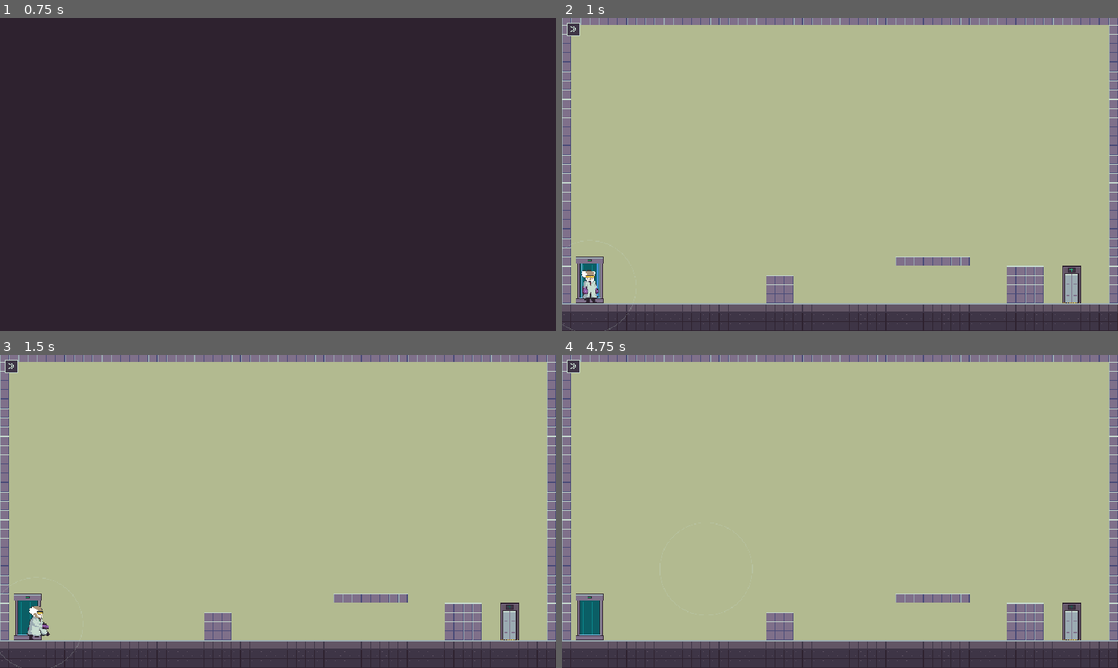
Above: before the commit, frames 1-4 (two rows, left to right).
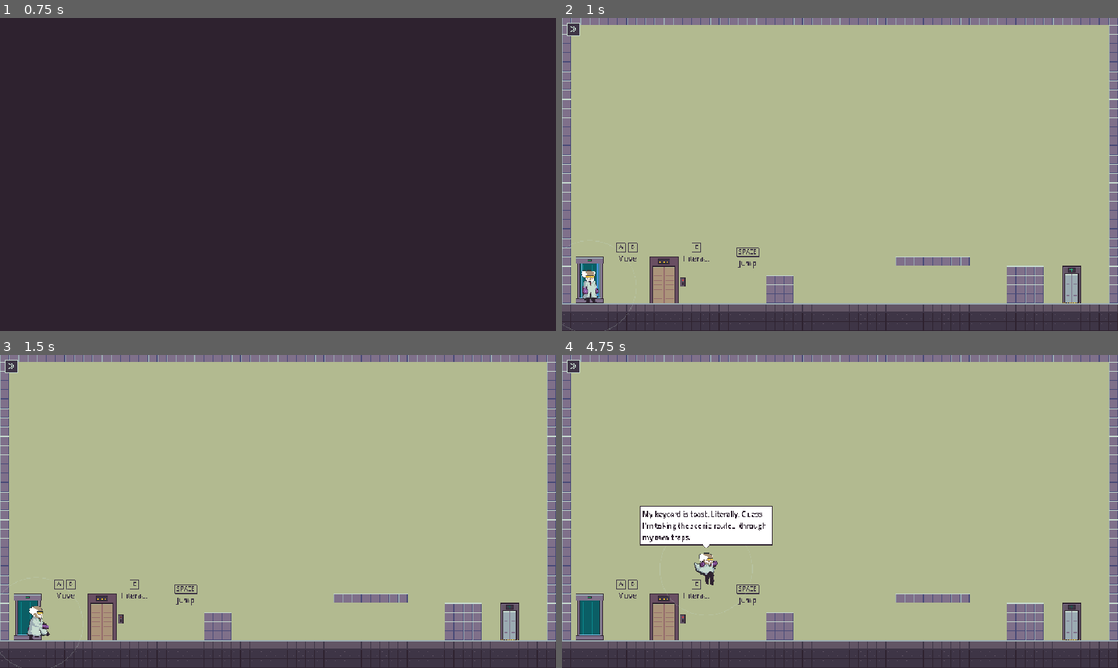
Above: after the commit, the same moments.

Repository: Nidrakon/game-off-2026
Game: Godot game, scene res://scenes/ui/title_screen.tscn
Two runs of this game, one before a commit and one after it. Both use one fixed random seed, a clock stepped at 60 frames per second and the inputs below.
Inputs (mouse positions are in pixels of both pictures, inside the frame that each line leads up to):
- Up to frame 1 (0.75 s): click "New Game" at 0.5 s
- Up to frame 2 (1 s): no input
- Up to frame 3 (1.5 s): tap Enter at 1.25 s; move the mouse to (400, 495) at 1.27 s; hold D (move_right) from 1.28 s (still down); hold Space (jump) from 1.28 s (still down); tap E (interact, bound only after the commit) at 1.35 s; click (400, 495) at 1.42 s
- Up to frame 4 (4.75 s): release D (move_right) at 2 s; release Space (jump) at 2 s; drag from (728, 527) to (1073, 627) at 2.02 s; move the mouse to (895, 442) at 2.77 s; hold A (move_left) 2.78-3.5 s; hold Shift (time_shifter_panel) 2.78-3.5 s; click (895, 442) at 2.92 s; tap Space (jump) at 3.05, 3.5 s; drag from (717, 511) to (673, 464) at 3.52 s; move the mouse to (1006, 558) at 4.27 s; hold D (move_right) from 4.28 s (still down); hold Space (jump) from 4.28 s (still down); tap E (interact, bound only after the commit) at 4.35 s; click (1006, 558) at 4.42 s

Frame 1 is identical in both runs. In frame 2, 1.0% of the frame differs, in the area x 9-36%, y 71-92%; in frame 3, 1.0%; in frame 4, 4.3%, in the area x 9-38%, y 48-92%.

Commit message:
Step 16a: Interact key, elevator with speech bubble, wall hint (v0.39)
- Interact action (E) and Interactable base with a floating E key cap
- Elevator with blinking keycard reader, E shows the toasted keycard speech bubble
- Simple speech bubble and text loader for dialogues/*.json
- Wall hint with painted keys and a word from dialogues/hints.json

Co-Authored-By: Claude Opus 5.5 <noreply@anthropic.com>

Diff:
--- /dev/null
+++ b/dialogues/hints.json
@@ -0,0 +1,7 @@
+{
+	"hint_move": "Move",
+	"hint_jump": "Jump",
+	"hint_interact": "Interact",
+	"hint_time_shifter": "Hold: Time Shifter",
+	"hint_time_wheel": "Change time"
+}
--- /dev/null
+++ b/dialogues/speech.json
@@ -0,0 +1,3 @@
+{
+	"speech_elevator_keycard": "My keycard is toast. Literally. Guess I'm taking the scenic route... through my own traps."
+}
--- a/project.godot
+++ b/project.godot
@@ -125,6 +125,27 @@
 "script": null
 )]
 }
+interact={
+"deadzone": 0.2,
+"events": [Object(InputEventKey,
+"resource_local_to_scene": false,
+"resource_name": "",
+"device": -1,
+"window_id": 0,
+"alt_pressed": false,
+"shift_pressed": false,
+"ctrl_pressed": false,
+"meta_pressed": false,
+"pressed": false,
+"keycode": 0,
+"physical_keycode": 69,
+"key_label": 0,
+"unicode": 0,
+"location": 0,
+"echo": false,
+"script": null
+)]
+}
 
 [layer_names]
 
--- a/scenes/levels/level_example_1.tscn
+++ b/scenes/levels/level_example_1.tscn
@@ -1,6 +1,8 @@
 [gd_scene format=4]
 
 [ext_resource type="PackedScene" path="res://scenes/levels/level_base.tscn" id="1_base"]
+[ext_resource type="PackedScene" path="res://scenes/objects/elevator.tscn" id="2_elevator"]
+[ext_resource type="PackedScene" path="res://scenes/objects/wall_hint.tscn" id="3_hint"]
 
 [node name="LevelExample1" instance=ExtResource("1_base")]
 
@@ -9,3 +11,19 @@
 
 [node name="LevelExit" parent="." index="3"]
 position = Vector2(880, 496)
+
+[node name="Elevator" parent="." index="2" instance=ExtResource("2_elevator")]
+position = Vector2(176, 496)
+
+[node name="HintMove" parent="." index="3" instance=ExtResource("3_hint")]
+position = Vector2(112, 392)
+
+[node name="HintInteract" parent="." index="4" instance=ExtResource("3_hint")]
+position = Vector2(232, 392)
+keys = PackedStringArray("E")
+text_id = "hint_interact"
+
+[node name="HintJump" parent="." index="5" instance=ExtResource("3_hint")]
+position = Vector2(320, 400)
+keys = PackedStringArray("SPACE")
+text_id = "hint_jump"
--- /dev/null
+++ b/scenes/objects/elevator.tscn
@@ -0,0 +1,10 @@
+[gd_scene load_steps=2 format=3]
+
+[ext_resource type="Script" path="res://scripts/objects/elevator.gd" id="1_script"]
+
+[node name="Elevator" type="Area2D"]
+collision_layer = 0
+collision_mask = 2
+monitorable = false
+script = ExtResource("1_script")
+prompt_offset = Vector2(0, -88)
--- /dev/null
+++ b/scenes/objects/wall_hint.tscn
@@ -0,0 +1,6 @@
+[gd_scene load_steps=2 format=3]
+
+[ext_resource type="Script" path="res://scripts/objects/wall_hint.gd" id="1_script"]
+
+[node name="WallHint" type="Node2D"]
+script = ExtResource("1_script")
--- /dev/null
+++ b/scripts/objects/elevator.gd
@@ -0,0 +1,56 @@
+@tool
+extends Interactable
+## Fahrstuhl in der Werkstatt (Doku 2.9, 3.5): zu Beginn nicht nutzbar, weil
+## die Keycard "geroestet" ist. Drueckt der Professor davor E, sagt er das
+## in einer Sprechblase (Text-ID "text_id" aus dialogues/speech.json). Die
+## Lampe am Keycard-Leser blinkt rot.
+## Spaeter (Ende des Spiels, Schritt 23) faehrt er damit nach unten.
+## Der Node liegt unten in der Mitte der Fahrstuhltuer (auf den Boden stellen).
+
+## Was der Professor sagt, wenn er E drueckt (Kennung in dialogues/speech.json).
+@export var text_id := "speech_elevator_keycard"
+
+const TEXTURE := preload("res://graphics/sprites/objects/object_elevator_placeholder.png")
+## Lage der Grafik: Tuermitte liegt bei x = 25 im Bild.
+const TEXTURE_OFFSET := Vector2(-25, -80)
+## Bereich, in dem E wirkt (Tuer und Keycard-Leser).
+const AREA := Rect2(-25, -80, 62, 80)
+## Lampe des Keycard-Lesers (relativ zum Node) und Blinktakt (Sekunden).
+const LED_RECT := Rect2(31, -41, 3, 3)
+const BLINK_TIME := 0.5
+# Farben aus der Palette: Lampe an und aus.
+const COLOR_LED := Color("e83b3b")
+const COLOR_LED_OFF := Color("6e2727")
+
+var _blink_left := BLINK_TIME
+var _led_on := true
+
+
+func _ready() -> void:
+	var shape := CollisionShape2D.new()
+	var rect := RectangleShape2D.new()
+	rect.size = AREA.size
+	shape.shape = rect
+	shape.position = AREA.get_center()
+	add_child(shape)
+	super._ready()
+
+
+func _process(delta: float) -> void:
+	super._process(delta)
+	if Engine.is_editor_hint():
+		return
+	_blink_left -= delta
+	if _blink_left <= 0.0:
+		_blink_left = BLINK_TIME
+		_led_on = not _led_on
+		queue_redraw()
+
+
+func _on_interact(professor: Node2D) -> void:
+	SpeechBubble.say(professor, text_id)
+
+
+func _draw() -> void:
+	draw_texture(TEXTURE, TEXTURE_OFFSET)
+	draw_rect(LED_RECT, COLOR_LED if _led_on else COLOR_LED_OFF)
--- /dev/null
+++ b/scripts/objects/interactable.gd
@@ -0,0 +1,85 @@
+@tool
+class_name Interactable
+extends Area2D
+## Grundlage fuer alles, womit der Professor per Taste E (Aktion "interact")
+## interagiert (Doku 2.9). Steht er im Bereich, erscheint ueber dem Objekt
+## eine Tastenkappe "E"; drueckt er E, wird _on_interact() aufgerufen und das
+## Signal "interacted" gesendet.
+## Abgeleitete Skripte legen die Form fest (CollisionShape2D als Kind oder im
+## Code) und ueberschreiben _on_interact().
+## Erkennt Ebene 2 "player" (collision_mask = 2 in der Szene).
+
+## Wird gesendet, wenn der Professor hier E drueckt.
+signal interacted
+
+## Wo die Tastenkappe "E" erscheint (relativ zum Node, Mitte unten der Kappe).
+@export var prompt_offset := Vector2(0, -88)
+## Beschriftung der Tastenkappe.
+const PROMPT_LABEL := "E"
+# Farben aus der Palette: Tastenflaeche, Umriss und Schrift, untere Kante.
+const COLOR_FACE := Color("ffffff")
+const COLOR_EDGE := Color("2e222f")
+const COLOR_SHADOW := Color("9babb2")
+## Leichtes Auf und Ab der Kappe (Pixel, Sekunden pro Schwung).
+const BOB_HEIGHT := 2.0
+const BOB_TIME := 0.8
+
+var _player: Node2D
+var _prompt: Node2D
+var _bob := 0.0
+
+
+func _ready() -> void:
+	if Engine.is_editor_hint():
+		return
+	_prompt = Node2D.new()
+	_prompt.z_index = 40
+	_prompt.visible = false
+	_prompt.draw.connect(_draw_prompt)
+	add_child(_prompt)
+	body_entered.connect(_on_body_entered)
+	body_exited.connect(_on_body_exited)
+
+
+## Steht der Professor gerade im Bereich (und kann interagieren)?
+func is_player_near() -> bool:
+	return _player != null and _can_act(_player)
+
+
+func _process(delta: float) -> void:
+	if Engine.is_editor_hint():
+		return
+	var near := is_player_near()
+	if _prompt.visible != near:
+		_prompt.visible = near
+	if near:
+		_bob = fmod(_bob + delta, BOB_TIME)
+		_prompt.position = prompt_offset + Vector2(0, -roundf(BOB_HEIGHT * 0.5 * (1.0 - cos(TAU * _bob / BOB_TIME))))
+		_prompt.queue_redraw()
+		if Input.is_action_just_pressed("interact"):
+			_on_interact(_player)
+			interacted.emit()
+
+
+## Abgeleitete Skripte: was beim Druck auf E passiert.
+func _on_interact(_professor: Node2D) -> void:
+	pass
+
+
+func _can_act(body: Node2D) -> bool:
+	return not body.get("is_dead") and not body.get("is_leaving")
+
+
+func _on_body_entered(body: Node2D) -> void:
+	if body.is_in_group("player"):
+		_player = body
+
+
+func _on_body_exited(body: Node2D) -> void:
+	if body == _player:
+		_player = null
+
+
+func _draw_prompt() -> void:
+	var width := KeyCap.get_width(PROMPT_LABEL)
+	KeyCap.draw(_prompt, Vector2(-floorf(width * 0.5), -KeyCap.HEIGHT - 2.0), PROMPT_LABEL, COLOR_FACE, COLOR_EDGE, COLOR_SHADOW)
--- /dev/null
+++ b/scripts/objects/wall_hint.gd
@@ -0,0 +1,77 @@
+@tool
+extends Node2D
+## Wandhinweis (Doku 2.9, Tutorial): auf die Hintergrundwand gemalte Tasten
+## mit einem Wort darunter, z. B. die Tasten A und D mit "Move". Reine
+## Dekoration, keine Kollision; liegt hinter dem Professor und den Objekten.
+## Tasten und Text-ID im Inspector; das Wort kommt aus dialogues/hints.json.
+## Im Editor sofort sichtbar (@tool). Der Node liegt in der Mitte oben.
+
+## Farben der Wandfarbe (nur Palette).
+enum Paint { DARK, LIGHT, YELLOW, RED, BLUE }
+
+## Beschriftungen der Tasten, nebeneinander (z. B. "A", "D" oder "SPACE").
+@export var keys: PackedStringArray = PackedStringArray(["A", "D"]):
+	set(value):
+		keys = value
+		queue_redraw()
+## Kennung des Worts in dialogues/hints.json (leer = kein Wort).
+@export var text_id := "hint_move":
+	set(value):
+		text_id = value
+		queue_redraw()
+## Farbe der aufgemalten Schrift und Umrisse.
+@export var paint := Paint.DARK:
+	set(value):
+		paint = value
+		queue_redraw()
+
+const PAINT_COLORS := {
+	Paint.DARK: Color("3e3546"),
+	Paint.LIGHT: Color("c7dcd0"),
+	Paint.YELLOW: Color("f9c22b"),
+	Paint.RED: Color("ae2334"),
+	Paint.BLUE: Color("4d65b4"),
+}
+## Abstand zwischen den Tasten und zwischen Tasten und Wort (Pixel).
+const KEY_GAP := 4.0
+const WORD_GAP := 6.0
+const WORD_SIZE := 12
+
+
+func _ready() -> void:
+	# Hinter allem im Level, aber vor dem Hintergrund (Wand).
+	z_index = -10
+
+
+## Das angezeigte Wort.
+func get_word() -> String:
+	return "" if text_id == "" else GameTexts.get_text("hints", text_id)
+
+
+func _draw() -> void:
+	var color: Color = PAINT_COLORS[paint]
+	# Aufgemalte Tasten: nur Umriss und Schrift in Wandfarbe, innen die Wand.
+	var widths: Array[float] = []
+	var total := 0.0
+	for key in keys:
+		var w := KeyCap.get_width(key)
+		widths.append(w)
+		total += w
+	total += KEY_GAP * maxf(keys.size() - 1, 0)
+	var x := -floorf(total * 0.5)
+	var font := ThemeDB.fallback_font
+	for i in keys.size():
+		var rect := Rect2(x, 0, widths[i], KeyCap.HEIGHT)
+		draw_rect(Rect2(rect.position, Vector2(rect.size.x, 1)), color)
+		draw_rect(Rect2(rect.position.x, rect.end.y - 1, rect.size.x, 1), color)
+		draw_rect(Rect2(rect.position, Vector2(1, rect.size.y)), color)
+		draw_rect(Rect2(rect.end.x - 1, rect.position.y, 1, rect.size.y), color)
+		draw_rect(Rect2(rect.position.x + 1, rect.end.y, rect.size.x - 1, 1), color)
+		draw_rect(Rect2(rect.end.x, rect.position.y + 1, 1, rect.size.y), color)
+		var text_width := font.get_string_size(keys[i], HORIZONTAL_ALIGNMENT_LEFT, -1, KeyCap.FONT_SIZE).x
+		draw_string(font, Vector2(x + floorf((widths[i] - text_width) * 0.5), 11), keys[i], HORIZONTAL_ALIGNMENT_LEFT, -1, KeyCap.FONT_SIZE, color)
+		x += widths[i] + KEY_GAP
+	var word := get_word()
+	if word != "":
+		var word_width := font.get_string_size(word, HORIZONTAL_ALIGNMENT_LEFT, -1, WORD_SIZE).x
+		draw_string(font, Vector2(-floorf(word_width * 0.5), KeyCap.HEIGHT + WORD_GAP + 10), word, HORIZONTAL_ALIGNMENT_LEFT, -1, WORD_SIZE, color)
--- /dev/null
+++ b/scripts/ui/game_texts.gd
@@ -0,0 +1,21 @@
+class_name GameTexts
+extends RefCounted
+## Liest Spieltexte aus den Dateien in dialogues/ (Doku 1.6: Texte englisch,
+## Kennungen <bereich>_<was>). Jede Datei wird nur einmal gelesen.
+## Fehlt eine Kennung, kommt die Kennung selbst zurueck (faellt beim Testen
+## sofort auf).
+
+static var _cache := {}
+
+
+## Text zur Kennung aus dialogues/<file>.json, z. B. get_text("hints", "hint_move").
+static func get_text(file: String, id: String) -> String:
+	if not _cache.has(file):
+		var data: Variant = JSON.parse_string(FileAccess.get_file_as_string("res://dialogues/%s.json" % file))
+		_cache[file] = data if data is Dictionary else {}
+	return str(_cache[file].get(id, id))
+
+
+## Zwischenspeicher leeren (z. B. nachdem eine Textdatei geaendert wurde).
+static func clear_cache() -> void:
+	_cache.clear()
--- /dev/null
+++ b/scripts/ui/key_cap.gd
@@ -0,0 +1,33 @@
+class_name KeyCap
+extends RefCounted
+## Zeichnet eine Tastenkappe (Taste mit Beschriftung) in Pixel-Optik, z. B.
+## fuer Wandhinweise und die Interaktions-Anzeige (Doku 2.9). Breite passt
+## sich der Beschriftung an ("E", "SPACE", "SHIFT"). Nur Palettenfarben.
+
+## Hoehe der Kappe (Pixel) und Innenabstand links/rechts.
+const HEIGHT := 16.0
+const PADDING := 4.0
+const FONT_SIZE := 10
+
+
+## Breite einer Kappe mit dieser Beschriftung.
+static func get_width(label: String) -> float:
+	var font := ThemeDB.fallback_font
+	return maxf(HEIGHT, ceilf(font.get_string_size(label, HORIZONTAL_ALIGNMENT_LEFT, -1, FONT_SIZE).x) + PADDING * 2.0)
+
+
+## Zeichnet die Kappe; "top_left" ist die linke obere Ecke. Gibt die Breite
+## zurueck. "face" ist die Tastenflaeche, "edge" Umriss und Schrift.
+static func draw(item: CanvasItem, top_left: Vector2, label: String, face: Color, edge: Color, shadow: Color) -> float:
+	var width := get_width(label)
+	var rect := Rect2(top_left.floor(), Vector2(width, HEIGHT))
+	# Umriss, darunter eine dunkle Kante (Tiefe der Taste)
+	item.draw_rect(Rect2(rect.position + Vector2(0, 2), rect.size), edge)
+	item.draw_rect(rect, edge)
+	item.draw_rect(rect.grow(-1), face)
+	item.draw_rect(Rect2(rect.position.x + 1, rect.end.y - 2, rect.size.x - 2, 1), shadow)
+	var font := ThemeDB.fallback_font
+	var text_width := font.get_string_size(label, HORIZONTAL_ALIGNMENT_LEFT, -1, FONT_SIZE).x
+	var baseline := Vector2(rect.position.x + floorf((width - text_width) * 0.5), rect.position.y + 11.0)
+	item.draw_string(font, baseline, label, HORIZONTAL_ALIGNMENT_LEFT, -1, FONT_SIZE, edge)
+	return width
--- /dev/null
+++ b/scripts/ui/speech_bubble.gd
@@ -0,0 +1,88 @@
+class_name SpeechBubble
+extends Node2D
+## Sprechblase ueber einer Figur (Doku 2.8), einfache Fassung bis zum
+## Sprechblasen-System in Schritt 18: weisser Kasten mit Umriss und Spitze
+## nach unten, Text aus dialogues/speech.json. Haengt an der Figur (folgt ihr)
+## und verschwindet nach einer Zeit, die sich nach der Textlaenge richtet.
+## Das Spiel laeuft dabei weiter. Nur Palettenfarben.
+
+## Grundzeit und Zusatzzeit pro Zeichen (Sekunden).
+const BASE_TIME := 2.0
+const TIME_PER_CHAR := 0.05
+## Groesste Breite des Kastens (Pixel), danach wird umgebrochen.
+const MAX_WIDTH := 220.0
+const FONT_SIZE := 12
+# Farben aus der Palette.
+const COLOR_FILL := Color("ffffff")
+const COLOR_EDGE := Color("2e222f")
+
+var _time_left := 0.0
+var _panel: PanelContainer
+
+
+## Laesst "speaker" den Text mit dieser Kennung sagen. "height" = Abstand der
+## Blasenspitze ueber dem Node der Figur (beim Professor ueber dem Kopf).
+## Eine vorherige Blase derselben Figur verschwindet.
+static func say(speaker: Node2D, text_id: String, height := 64.0) -> SpeechBubble:
+	for child in speaker.get_children():
+		if child is SpeechBubble:
+			child.queue_free()
+	var bubble := SpeechBubble.new()
+	bubble._build(GameTexts.get_text("speech", text_id), height)
+	speaker.add_child(bubble)
+	return bubble
+
+
+## Text der Blase (fuer Tests).
+func get_text() -> String:
+	return (_panel.get_child(0) as Label).text
+
+
+func _build(text: String, height: float) -> void:
+	z_index = 50
+	_time_left = BASE_TIME + TIME_PER_CHAR * text.length()
+	position = Vector2(0, -height)
+	_panel = PanelContainer.new()
+	var style := StyleBoxFlat.new()
+	style.bg_color = COLOR_FILL
+	style.border_color = COLOR_EDGE
+	style.set_border_width_all(1)
+	style.set_content_margin_all(5)
+	style.anti_aliasing = false
+	_panel.add_theme_stylebox_override("panel", style)
+	_panel.mouse_filter = Control.MOUSE_FILTER_IGNORE
+	_panel.show_behind_parent = true
+	var label := Label.new()
+	label.text = text
+	label.autowrap_mode = TextServer.AUTOWRAP_WORD_SMART
+	label.add_theme_color_override("font_color", COLOR_EDGE)
+	label.add_theme_font_size_override("font_size", FONT_SIZE)
+	var font := ThemeDB.fallback_font
+	var natural := font.get_string_size(text, HORIZONTAL_ALIGNMENT_LEFT, -1, FONT_SIZE).x
+	label.custom_minimum_size.x = minf(ceilf(natural) + 1.0, MAX_WIDTH)
+	_panel.add_child(label)
+	add_child(_panel)
+	_panel.resized.connect(_place_panel)
+	_place_panel()
+
+
+## Kasten mittig ueber der Spitze ausrichten.
+func _place_panel() -> void:
+	_panel.position = Vector2(-floorf(_panel.size.x * 0.5), -_panel.size.y - 5.0)
+	queue_redraw()
+
+
+func _process(delta: float) -> void:
+	_time_left -= delta
+	if _time_left <= 0.0:
+		queue_free()
+
+
+func _draw() -> void:
+	# Spitze nach unten zur Figur. Der Kasten wird vorher gezeichnet
+	# (show_behind_parent), so unterbricht die erste Zeile seinen Rand.
+	for i in 6:
+		var half := 5 - i
+		draw_rect(Rect2(-half - 1, -6 + i, half * 2 + 3, 1), COLOR_EDGE)
+		if half > 0:
+			draw_rect(Rect2(-half, -6 + i, half * 2 + 1, 1), COLOR_FILL)
Binary file added: graphics/source/object_elevator_placeholder.aseprite
Binary file changed: graphics/source/professor.aseprite
Binary file added: graphics/sprites/objects/object_elevator_placeholder.png
Not shown, added: graphics/sprites/objects/object_elevator_placeholder.png.import
Binary file changed: graphics/sprites/professor/professor_sheet.png
Not shown, added: scripts/objects/elevator.gd.uid
Not shown, added: scripts/objects/interactable.gd.uid
Not shown, added: scripts/objects/wall_hint.gd.uid
Not shown, added: scripts/ui/game_texts.gd.uid
Not shown, added: scripts/ui/key_cap.gd.uid
Not shown, added: scripts/ui/speech_bubble.gd.uid
Not shown, changed: projektdokumentation.md
(and 1 more such lines)
